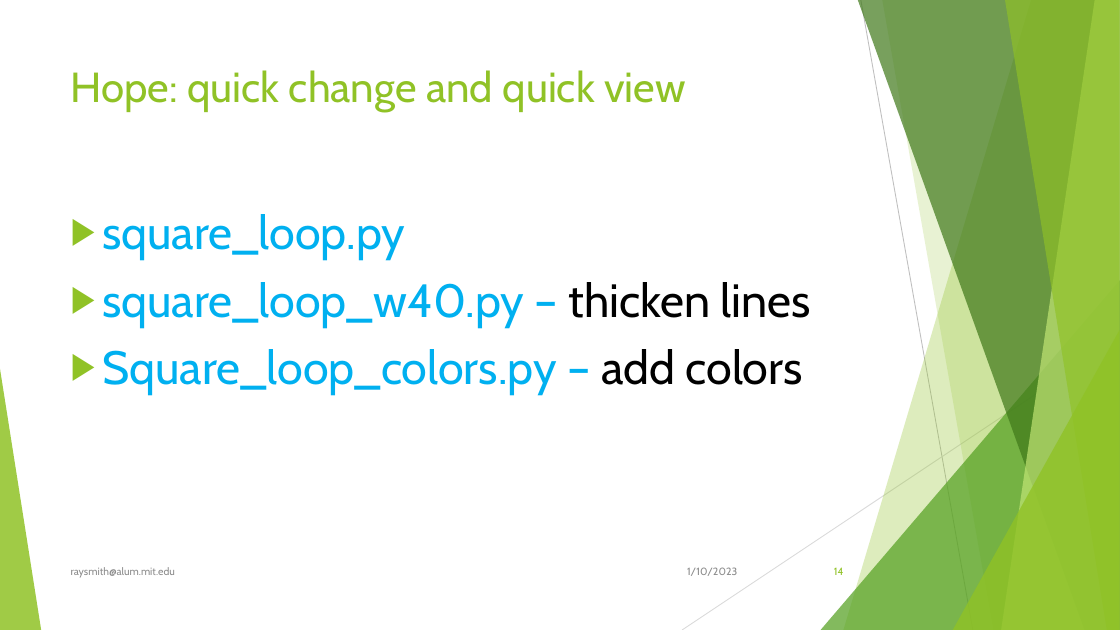
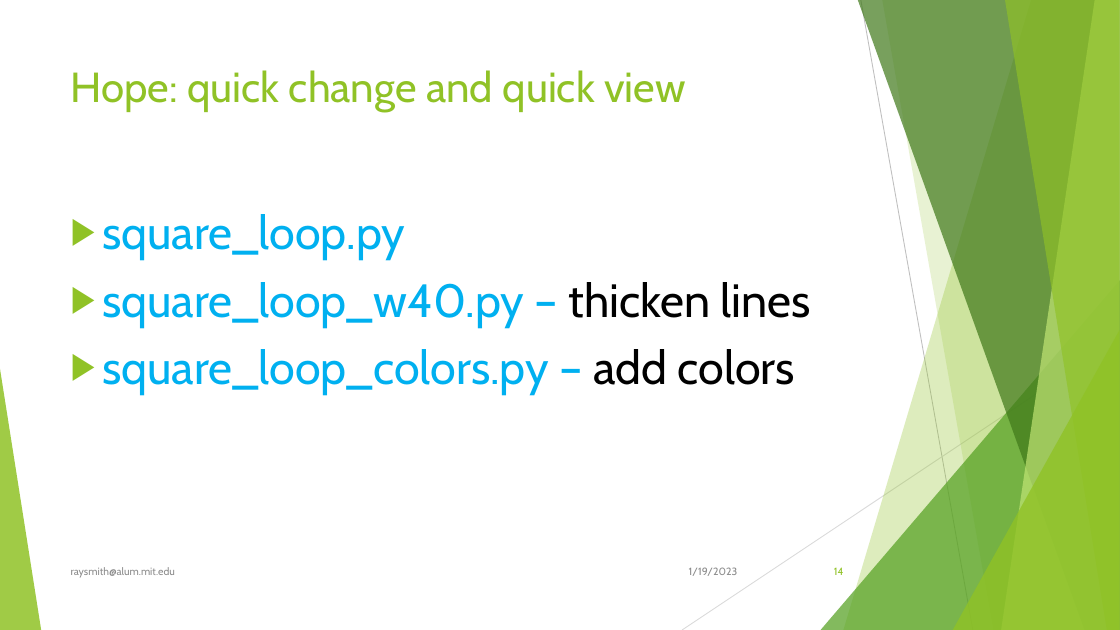
Before and after one commit to raysmith619/Introduction-To-Programming, a slide deck: slide 14 of Docs/ForTheBlind/Visually Imparied Introduction.pptx. Drawn at 1120x630 pixels with LibreOffice and Linux fonts; fonts in the diff are those of the drawing. Boxes give left, top, right and bottom in pixels: in the first picture for what was removed or moved away, otherwise in the second. Text is boxed around its words. In the diff, an @@ line names an element or a change of style, - is before the commit and + after.

```diff
--- a/Docs/ForTheBlind/Visually Imparied Introduction.pptx
+++ b/Docs/ForTheBlind/Visually Imparied Introduction.pptx
@@ text at (102,349,795,396): text changed @@
-▶ Square_loop_colors.py – add colors
+▶ square_loop_colors.py – add colors
@@ text at (689,567,738,576): text changed @@
-1/10/2023
+1/19/2023
```
Also in this commit, not shown: 19 other slides changed, 15 slides added.
